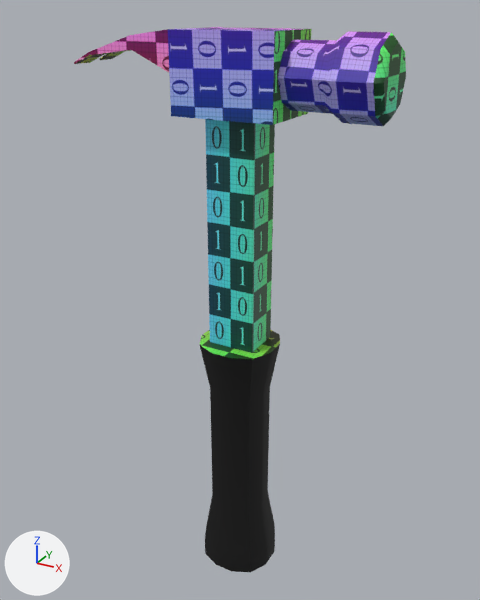
The FBX model Maya Projects/Hammer_exp.fbx: old version first, new version second.
One viewpoint serves both versions: a 50 mm lens placed at (0.0487, -0.0885, 0.0988), pointed at (-0.0014, 0.0026, 0.0533). Lighting does not change. The marker at lower left points along +X, +Y and +Z. Where no turn or scale is listed for an object, it has been applied to the vertices.
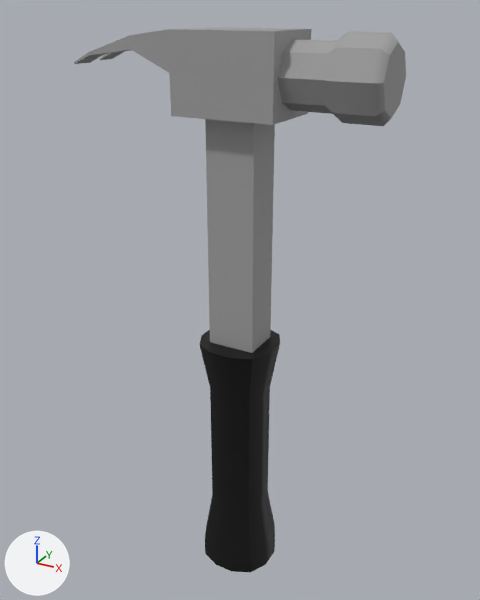
Pixel boxes [x1, y1, x2, y2] of what changed, in the pictures (480 x 600 px):
'pCube1', recoloured
    both: [74, 27, 406, 553]
part 1 of me_mesh, recoloured
    both: [74, 27, 406, 353]
part 2 of me_mesh, recoloured (green to black)
    both: [200, 330, 280, 359]

Patch to the scene script:
```diff
--- a/Maya Projects/Hammer_exp.fbx.py
+++ b/Maya Projects/Hammer_exp.fbx.py
@@ mat_blinn1 @@
 mat_blinn1 = principled_material('blinn1')
-mat_blinn1.base_color = (0.0, 0.0, 0.0)  # black #000000
+mat_blinn1.base_color = (0.341, 0.341, 0.341)  # grey #9e9e9e
 mat_blinn1.roughness = 0.749
@@ mat_lambert3 @@
+mat_lambert3 = principled_material('lambert3')
+mat_lambert3.base_color = (0.0, 0.0, 0.0)  # black #000000
@@ me_mesh @@
 me_mesh.from_pydata(...)  # 182 vertices, 180 faces; spans x -0.039..0.0108, y -0.0065..0.0064, z -0.0886..0.0059
 # used by ob_pcube1; location = (0.012, 0.0001, 0.0903)
+# me_mesh part 1: all 102 faces centred in x -0.039..0.0108, y -0.006..0.006, z -0.037..0.0059 switch from mat_lambert2 (picture img_cubeuv_jpg) to mat_blinn1 (grey #9e9e9e)
+# me_mesh part 2: all 10 faces centred in x -0.0173..-0.0067, y -0.0049..0.0049, z -0.043 switch from mat_lambert2 (picture img_cubeuv_jpg) to mat_lambert3 (black #000000)
```
